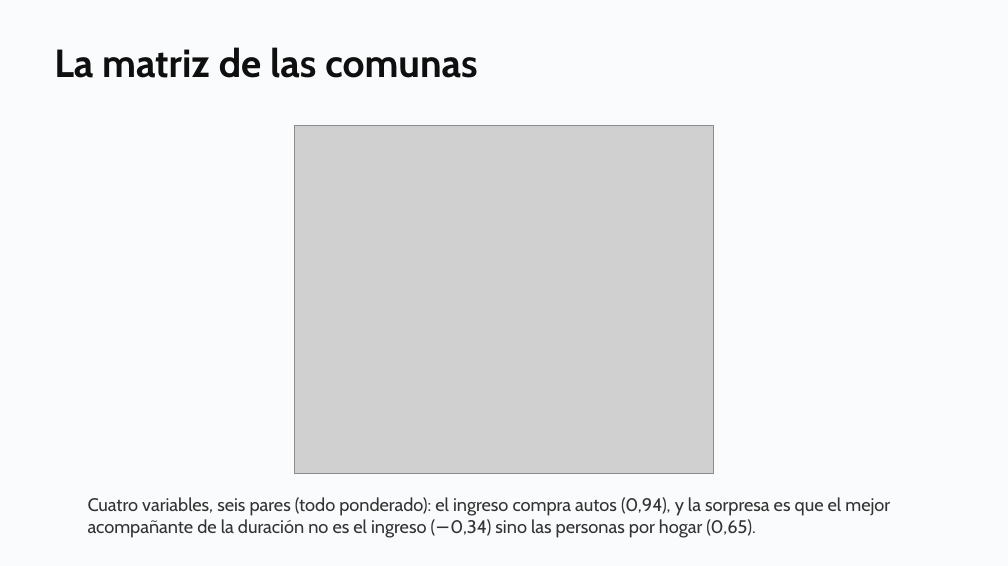
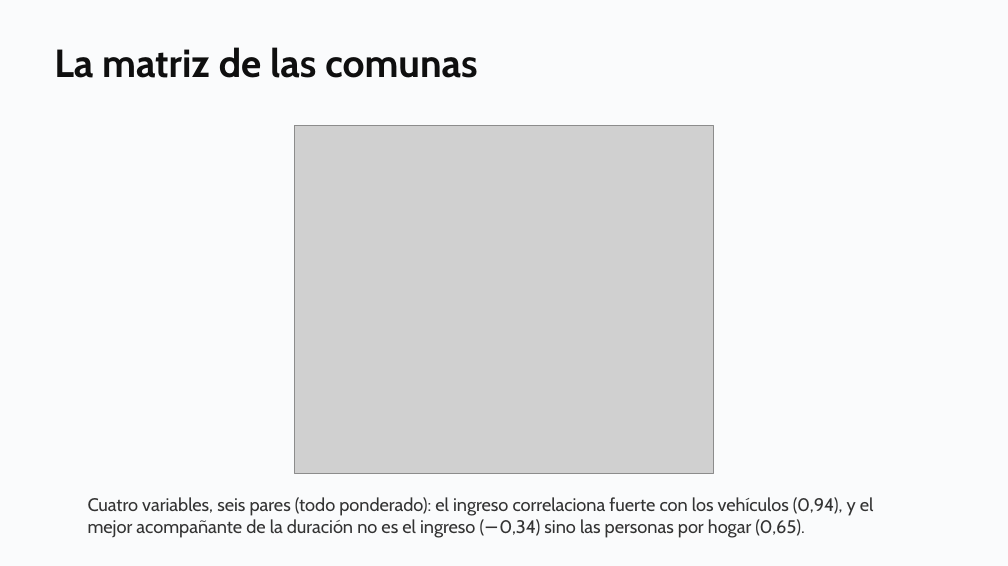
Before and after one commit to daniopitz/cienciadatos, a slide deck: slide 15 of presentaciones/clase04_regresion.pptx (slide 12 before the commit). Drawn at 1008x566 pixels with LibreOffice and Linux fonts; fonts in the diff are those of the drawing; grey boxes stand for pictures. Boxes give left, top, right and bottom in pixels: in the first picture for what was removed or moved away, otherwise in the second. Text is boxed around its words. In the diff, an @@ line names an element or a change of style, - is before the commit and + after.

```diff
--- a/presentaciones/clase04_regresion.pptx
+++ b/presentaciones/clase04_regresion.pptx
@@ text at [88, 497, 874, 538]: text changed @@
-Cuatro variables, seis pares (todo ponderado): el ingreso compra autos (0,94), y la sorpresa es que el mejor acompañante de la duración no es el ingreso (−0,34) sino las personas por hogar (0,65).
+Cuatro variables, seis pares (todo ponderado): el ingreso correlaciona fuerte con los vehículos (0,94), y el mejor acompañante de la duración no es el ingreso (−0,34) sino las personas por hogar (0,65).
```
Also in this commit, not shown: 1 other slide changed, 3 slides added, 1 other file.
